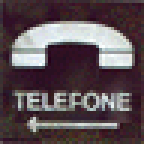
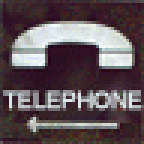
Revision of a layered 144x144 image; what changed, layer by layer:
hid group "PT-BR" (6 layers) over <box>12,90,135,111</box>
showed group "Recriation" (2 layers) over <box>3,90,144,111</box>
